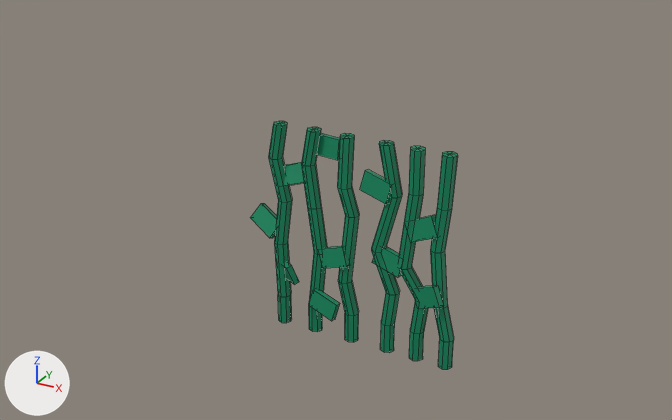
What one commit did to the Blender file GlobalGameJam2020/Assets/3D/vine.blend.
The view is the same before and after, from a 50 mm camera at (1.8, -3.52, 1.36) aimed at (-0.12, -0.02, -0.39). The axes (+X, +Y, +Z) are drawn at lower left. The lights are the same throughout. Mesh edges are drawn as thin lines.
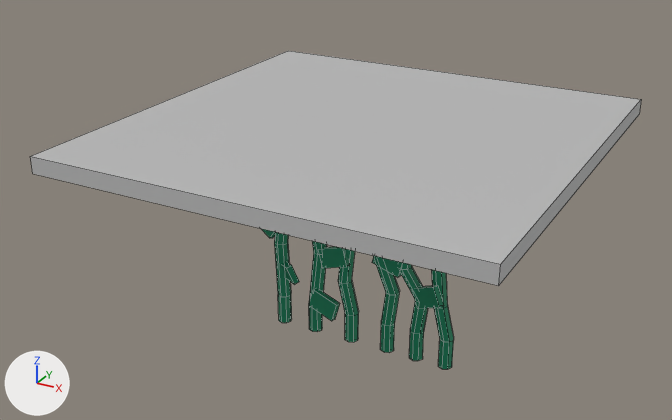
Location of each change, (x1, y1, x2, y2) in pixels of the pictures (672 x 420 px):
'floor_01', added: after (30, 51, 641, 286)

Patch to the scene script:
```diff
--- a/GlobalGameJam2020/Assets/3D/vine.blend.py
+++ b/GlobalGameJam2020/Assets/3D/vine.blend.py
@@ mat_lambert1 @@
+mat_lambert1 = principled_material('lambert1')
+mat_lambert1.base_color = (0.5, 0.5, 0.5)  # grey #bcbcbc
+mat_lambert1.roughness = 0.553
@@ me_mesh_001 @@
+me_mesh_001.from_pydata(...)  # a box spanning x -100.0..100.0, y -4.0..4.0, z -100.0..100.0
+me_mesh_001.materials.append(mat_lambert1)  # grey #bcbcbc
@@ ob_floor_01 @@
+ob_floor_01 = bpy.data.objects.new('floor_01', me_mesh_001)
+ob_floor_01.location = (0.0, 0.0, 0.0)
+ob_floor_01.rotation_euler = (1.571, 0.0, 0.0)  # degrees (90, 0, 0)
+ob_floor_01.scale = (0.01, 0.01, 0.01)
```
